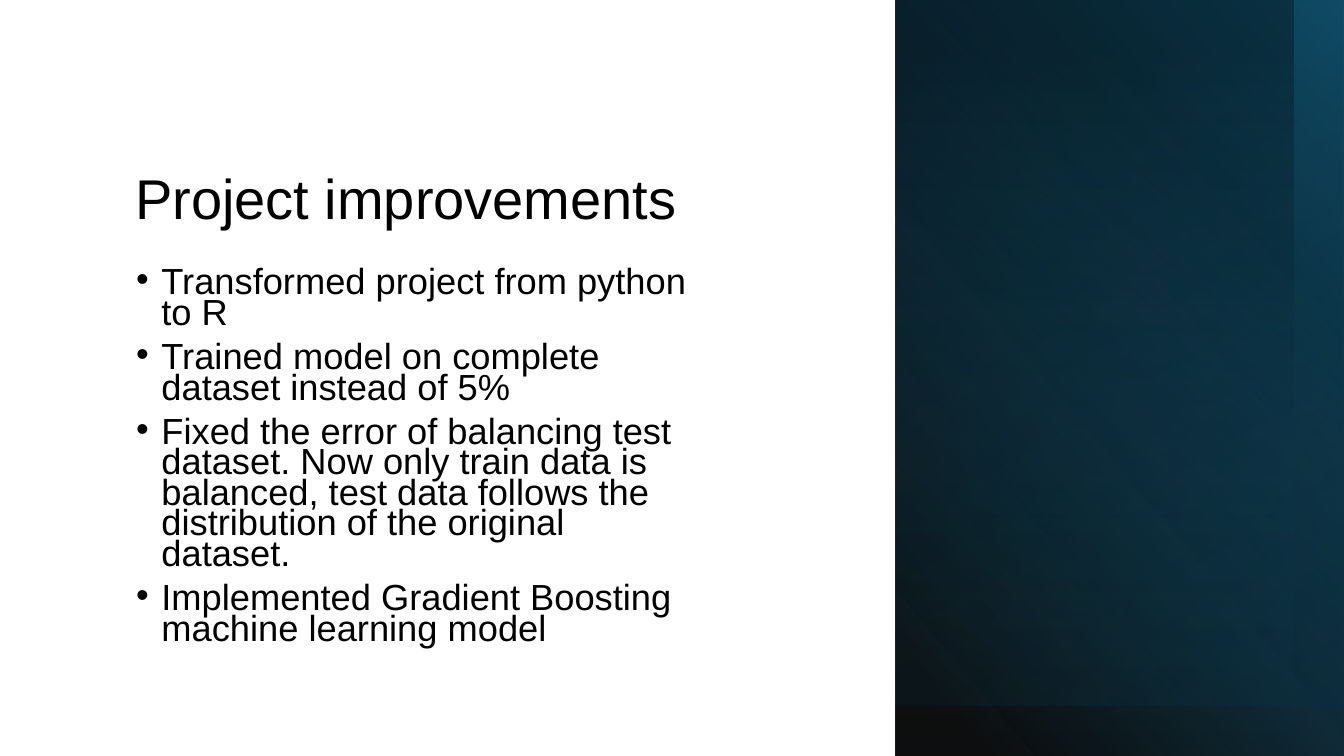
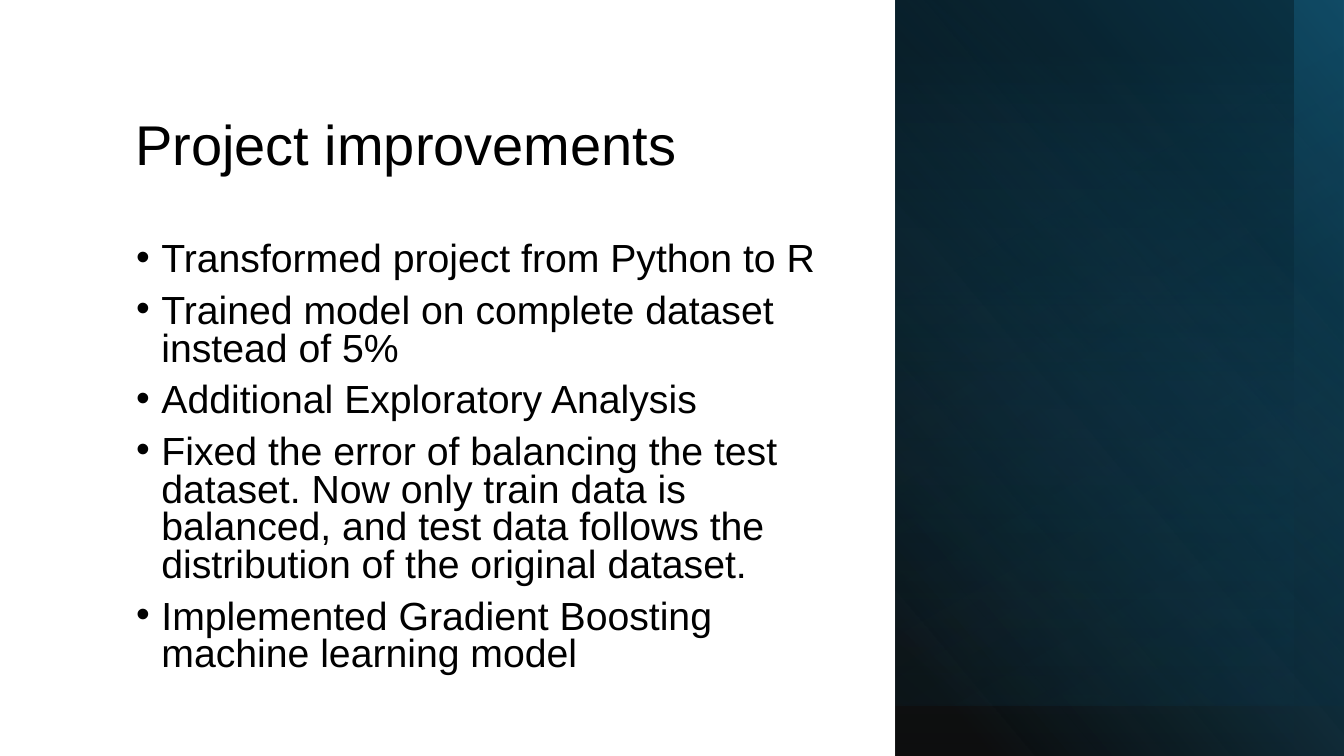
Before and after one commit to WojciechMisiura/RRproject, a slide deck: slide 10 of Slides/RR_project_slides.pptx (slide 3 before the commit). Drawn at 1344x756 pixels with LibreOffice and Linux fonts; fonts in the diff are those of the drawing. Boxes give left, top, right and bottom in pixels: in the first picture for what was removed or moved away, otherwise in the second. Text is boxed around its words. In the diff, an @@ line names an element or a change of style, - is before the commit and + after.

Commit message:
update pptx file with new slides

```diff
--- a/Slides/RR_project_slides.pptx
+++ b/Slides/RR_project_slides.pptx
@@ title "Project improvements": place and size @@
-title "Project improvements" at box(135, 178, 676, 229)
+title "Project improvements" at box(135, 124, 676, 174)
@@ text "Transformed project from Python to ...": place and size @@
-text "Transformed project from Python to ..." at box(161, 267, 686, 648)
+text "Transformed project from Python to ..." at box(161, 243, 815, 675)
@@ text at box(161, 243, 815, 280): text changed; size 25.9 to 28 pt @@
-• Transformed project from python to R
+• Transformed project from Python to R
@@ text at box(161, 295, 773, 675): size 25.9 to 28 pt in "Trained model on complete dataset instead of ...", "Implemented Gradient Boosting machine learning model"; line spacing 0.7 to 0.8 @@
@@ text at box(161, 384, 777, 586): text changed; size 25.9 to 28 pt @@
-• Fixed the error of balancing test dataset. Now only train data is balanced, test data follows the distribution of the original dataset.
+• Additional Exploratory Analysis
+• Fixed the error of balancing the test dataset. Now only train data is balanced, and test data follows the distribution of the original dataset.
```
Also in this commit, not shown: 8 slides added.
